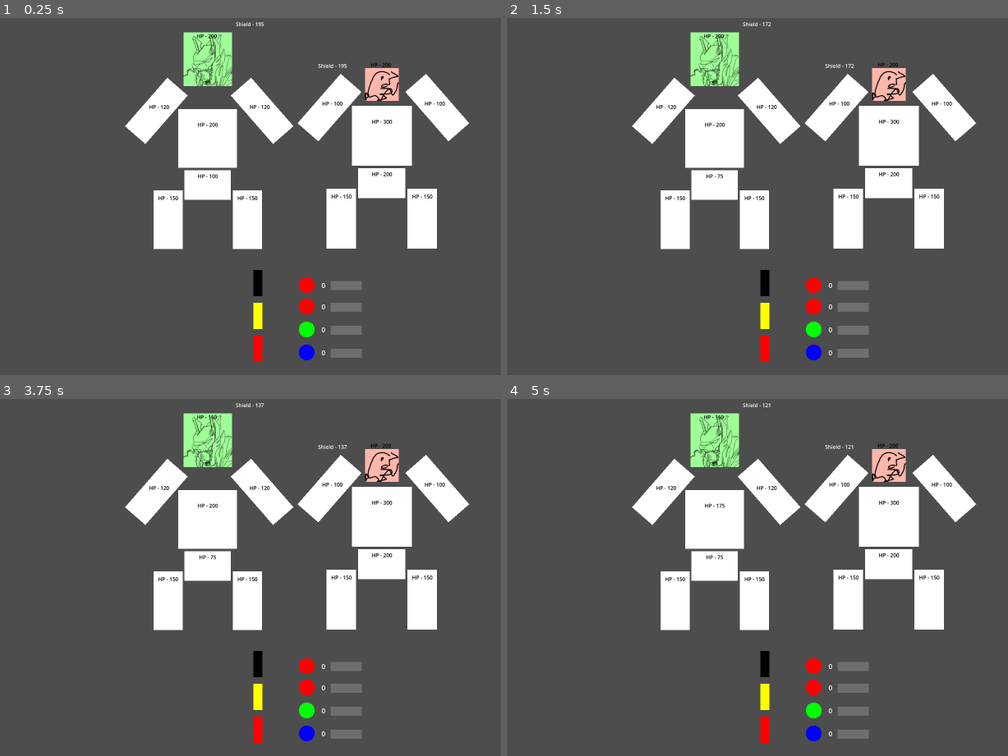
Above: before the commit, frames 1-4 (two rows, left to right).
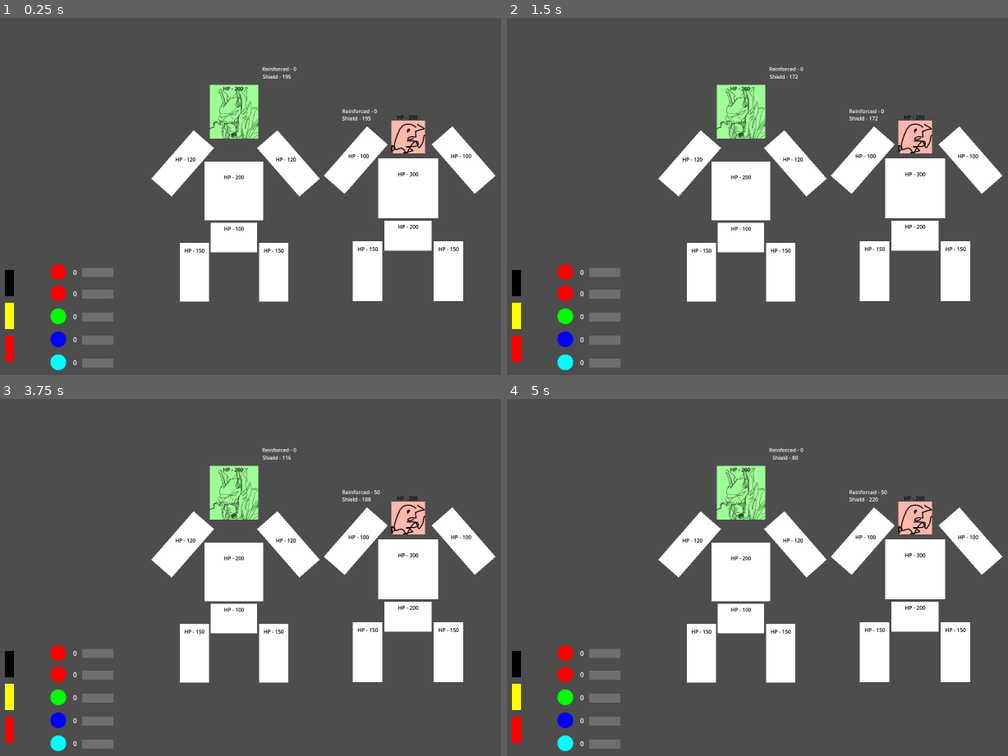
Above: after the commit, the same moments.

Repository: Wrygondryn/Megazord_BIGMODE2025
Game: Godot game, scene res://scenes/game.tscn
Same seed, same stepped clock (60 frames per second), same inputs: the game is played once before the commit and once after it.
Inputs (mouse positions are in pixels of both pictures, inside the frame that each line leads up to):
- Up to frame 1 (0.25 s): no input
- Up to frame 2 (1.5 s): tap Enter at 0.5 s; move the mouse to (942, 185) at 0.52 s; click (942, 185) at 0.6 s; move the mouse to (667, 221) at 1.27 s; click (667, 221) at 1.35 s
- Up to frame 3 (3.75 s): tap Space at 2, 3.5 s; move the mouse to (355, 502) at 2.02 s; click (355, 502) at 2.1 s; tap Enter at 2.75 s; move the mouse to (260, 656) at 2.77 s; click (260, 656) at 2.85 s; move the mouse to (490, 638) at 3.52 s; click (490, 638) at 3.6 s
- Up to frame 4 (5 s): tap Enter at 4.25 s; move the mouse to (602, 527) at 4.27 s; click (602, 527) at 4.35 s

The runs differ from the first frame. In frame 1, 26% of the frame differs, in the area x 0-100%, y 1-99%; in frame 2, 26%; in frame 3, 26%; in frame 4, 26%.

Commit message:
Reinforced Shield Implemented
Reinforced shield is now a thing (shield that blocks both normal and shield pierce damage)

Diff:
--- a/resources/kaiju_light_attack_module.tres
+++ b/resources/kaiju_light_attack_module.tres
@@ -6,7 +6,7 @@
 script = ExtResource("1_mbtol")
 action_kind = 0
 amount = 25.0
-pierces = true
+pierces = false
 giga_target = 0
 target_body_part = 7
-charge_capacity = 25.0
+charge_capacity = 50.0
--- /dev/null
+++ b/resources/kaiju_reinforce_shield_module.tres
@@ -0,0 +1,12 @@
+[gd_resource type="Resource" script_class="ModuleData" load_steps=2 format=3 uid="uid://bni5fgqtb6e62"]
+
+[ext_resource type="Script" path="res://scripts/module_data.gd" id="1_5ffei"]
+
+[resource]
+script = ExtResource("1_5ffei")
+action_kind = 3
+amount = 50.0
+pierces = false
+giga_target = 1
+target_body_part = 0
+charge_capacity = 75.0
--- /dev/null
+++ b/resources/kaiju_shield_gain_module.tres
@@ -0,0 +1,12 @@
+[gd_resource type="Resource" script_class="ModuleData" load_steps=2 format=3 uid="uid://c0q5q66hnem0s"]
+
+[ext_resource type="Script" path="res://scripts/module_data.gd" id="1_j5ok6"]
+
+[resource]
+script = ExtResource("1_j5ok6")
+action_kind = 2
+amount = 60.0
+pierces = false
+giga_target = 1
+target_body_part = 0
+charge_capacity = 50.0
--- /dev/null
+++ b/resources/reinforce_shield_module.tres
@@ -0,0 +1,12 @@
+[gd_resource type="Resource" script_class="ModuleData" load_steps=2 format=3 uid="uid://dsjwk5kl6d66l"]
+
+[ext_resource type="Script" path="res://scripts/module_data.gd" id="1_2fj4q"]
+
+[resource]
+script = ExtResource("1_2fj4q")
+action_kind = 3
+amount = 60.0
+pierces = false
+giga_target = 0
+target_body_part = 0
+charge_capacity = 100.0
--- a/resources/shield_gain_module.tres
+++ b/resources/shield_gain_module.tres
@@ -9,4 +9,4 @@
 pierces = false
 giga_target = 0
 target_body_part = 0
-charge_capacity = 125.0
+charge_capacity = 75.0
--- a/scenes/game.tscn
+++ b/scenes/game.tscn
@@ -10,6 +10,11 @@
 [ext_resource type="Resource" uid="uid://c2gxr8tb4ey15" path="res://resources/shield_gain_module.tres" id="7_38vb0"]
 [ext_resource type="PackedScene" uid="uid://b72fg5qff5dt2" path="res://scenes/mechazord.tscn" id="7_huf8d"]
 [ext_resource type="PackedScene" uid="uid://bimy4xj03log8" path="res://scenes/kaiju.tscn" id="8_r0r2j"]
+[ext_resource type="Resource" uid="uid://dsjwk5kl6d66l" path="res://resources/reinforce_shield_module.tres" id="8_sf0h7"]
+[ext_resource type="Script" path="res://scripts/module_data.gd" id="12_uulql"]
+[ext_resource type="Resource" uid="uid://coxypd4ourgh7" path="res://resources/kaiju_light_attack_module.tres" id="13_ns0mg"]
+[ext_resource type="Resource" uid="uid://bni5fgqtb6e62" path="res://resources/kaiju_reinforce_shield_module.tres" id="14_lc2ke"]
+[ext_resource type="Resource" uid="uid://c0q5q66hnem0s" path="res://resources/kaiju_shield_gain_module.tres" id="15_owhwm"]
 
 [node name="Game" type="Node2D"]
 
@@ -19,76 +24,88 @@
 [node name="JackDispensers" type="Node2D" parent="Dashboard"]
 
 [node name="WeakJackDispenser" parent="Dashboard/JackDispensers" instance=ExtResource("4_whl4r")]
-position = Vector2(-84, 196)
+position = Vector2(-689, 196)
 
 [node name="MedJackDispenser" parent="Dashboard/JackDispensers" instance=ExtResource("4_whl4r")]
-position = Vector2(-84, 276)
+position = Vector2(-689, 276)
 power = 3
 colour = Color(1, 1, 0, 1)
 
 [node name="StrongJackDispenser" parent="Dashboard/JackDispensers" instance=ExtResource("4_whl4r")]
-position = Vector2(-84, 356)
+position = Vector2(-689, 356)
 power = 5
 colour = Color(1, 0, 0, 1)
 
 [node name="Sockets" type="Node2D" parent="Dashboard"]
 
 [node name="Socket" parent="Dashboard/Sockets" node_paths=PackedStringArray("module") instance=ExtResource("3_y3a8c")]
-position = Vector2(35, 201)
+position = Vector2(-570, 169)
 module = NodePath("../../ChargableModules/AttackModule")
 
 [node name="Sprite2D" parent="Dashboard/Sockets/Socket" index="0"]
 modulate = Color(1, 0, 0, 1)
 
 [node name="Socket2" parent="Dashboard/Sockets" node_paths=PackedStringArray("module") instance=ExtResource("3_y3a8c")]
-position = Vector2(35, 253)
+position = Vector2(-570, 221)
 module = NodePath("../../ChargableModules/AttackModule2")
 
 [node name="Sprite2D" parent="Dashboard/Sockets/Socket2" index="0"]
 modulate = Color(1, 0, 0, 1)
 
 [node name="Socket3" parent="Dashboard/Sockets" node_paths=PackedStringArray("module") instance=ExtResource("3_y3a8c")]
-position = Vector2(35, 309)
+position = Vector2(-570, 277)
 module = NodePath("../../ChargableModules/HeadRepairModule")
 
 [node name="Socket4" parent="Dashboard/Sockets" node_paths=PackedStringArray("module") instance=ExtResource("3_y3a8c")]
-position = Vector2(35, 365)
+position = Vector2(-570, 333)
 module = NodePath("../../ChargableModules/ShieldGainModule2")
 
 [node name="Sprite2D" parent="Dashboard/Sockets/Socket4" index="0"]
 modulate = Color(0, 0, 1, 1)
+
+[node name="Socket5" parent="Dashboard/Sockets" node_paths=PackedStringArray("module") instance=ExtResource("3_y3a8c")]
+position = Vector2(-570, 389)
+module = NodePath("../../ChargableModules/ReinforceShieldModule3")
+
+[node name="Sprite2D" parent="Dashboard/Sockets/Socket5" index="0"]
+modulate = Color(0, 1, 1, 1)
 
 [node name="Jacks" type="Node2D" parent="Dashboard"]
 
 [node name="ChargableModules" type="Node2D" parent="Dashboard"]
 
 [node name="AttackModule" parent="Dashboard/ChargableModules" instance=ExtResource("5_llxl5")]
-position = Vector2(131, 202)
+position = Vector2(-474, 170)
 module_data = ExtResource("6_7nf4m")
 
 [node name="AttackModule2" parent="Dashboard/ChargableModules" instance=ExtResource("5_llxl5")]
-position = Vector2(131, 255)
+position = Vector2(-474, 223)
 module_data = ExtResource("6_7nf4m")
 
 [node name="HeadRepairModule" parent="Dashboard/ChargableModules" instance=ExtResource("5_llxl5")]
-position = Vector2(131, 311)
+position = Vector2(-474, 279)
 module_data = ExtResource("6_mdk4p")
 
 [node name="ShieldGainModule2" parent="Dashboard/ChargableModules" instance=ExtResource("5_llxl5")]
-position = Vector2(131, 367)
+position = Vector2(-474, 335)
 module_data = ExtResource("7_38vb0")
+
+[node name="ReinforceShieldModule3" parent="Dashboard/ChargableModules" instance=ExtResource("5_llxl5")]
+position = Vector2(-474, 391)
+module_data = ExtResource("8_sf0h7")
 
 [node name="Battle" type="Node2D" parent="."]
 unique_name_in_owner = true
 script = ExtResource("6_bwiir")
 
 [node name="Mechazord" parent="Battle" instance=ExtResource("7_huf8d")]
-position = Vector2(-207, -350)
+position = Vector2(-143, -222)
 scale = Vector2(0.785, 0.785)
 
 [node name="Kaiju" parent="Battle" instance=ExtResource("8_r0r2j")]
-position = Vector2(217, -322)
+position = Vector2(281, -194)
 scale = Vector2(0.8, 0.8)
+modules = Array[ExtResource("12_uulql")]([ExtResource("13_ns0mg"), ExtResource("14_lc2ke"), ExtResource("15_owhwm")])
 
 [node name="Camera2D" type="Camera2D" parent="."]
 
@@ -96,3 +113,4 @@
 [editable path="Dashboard/Sockets/Socket2"]
 [editable path="Dashboard/Sockets/Socket3"]
 [editable path="Dashboard/Sockets/Socket4"]
+[editable path="Dashboard/Sockets/Socket5"]
--- a/scenes/kaiju.tscn
+++ b/scenes/kaiju.tscn
@@ -12,12 +12,19 @@
 modules = Array[ExtResource("2_mlru2")]([ExtResource("3_3gsc7")])
 
 [node name="ShieldDisplay_TEMP" type="Label" parent="."]
-offset_left = -193.334
+offset_left = -200.0
 offset_top = -26.0
-offset_right = -105.333
-offset_bottom = -3.00003
+offset_right = -111.999
+offset_bottom = -3.0
 text = "Shield - 000"
 horizontal_alignment = 2
+
+[node name="ReinforcedShieldDisplay_TEMP" type="Label" parent="."]
+offset_left = -200.0
+offset_top = -48.0
+offset_right = -75.0
+offset_bottom = -25.0
+text = "Reinforced - 000"
 
 [node name="BodyParts" type="Node2D" parent="."]
 
--- a/scenes/mechazord.tscn
+++ b/scenes/mechazord.tscn
@@ -13,6 +13,14 @@
 offset_right = 178.0
 offset_bottom = -97.0
 text = "Shield - 000"
+horizontal_alignment = 2
+
+[node name="ReinforcedShieldDisplay_TEMP" type="Label" parent="."]
+offset_left = 88.0
+offset_top = -144.0
+offset_right = 178.0
+offset_bottom = -121.0
+text = "Reinforced - 000"
 
 [node name="BodyParts" type="Node2D" parent="."]
 
--- a/scripts/battle.gd
+++ b/scripts/battle.gd
@@ -44,6 +44,13 @@
 					Helpers.GigaTarget.KAIJU:
 						kaiju.gain_shield(action.amount)
 
+			Helpers.ActionKind.REINFORCE_SHIELD:
+				match action.target:
+					Helpers.GigaTarget.MECHAZORD:
+						mechazord.reinforce_shield(action.amount)
+					Helpers.GigaTarget.KAIJU:
+						kaiju.reinforce_shield(action.amount)
+
 	#TODO: Remove once animations are a thing
 	action_queue.clear()
 
--- a/scripts/helpers.gd
+++ b/scripts/helpers.gd
@@ -3,7 +3,8 @@
 enum ActionKind {
 	ATTACK,
 	REPAIR,
-	SHIELD_GAIN
+	SHIELD_GAIN,
+	REINFORCE_SHIELD
 }
 
 enum GigaTarget {
--- a/scripts/kaiju.gd
+++ b/scripts/kaiju.gd
@@ -6,9 +6,9 @@
 @onready var battle: Node2D = %Battle
 @onready var body_parts: Node2D = $BodyParts
 @onready var shield_display_temp: Label = $ShieldDisplay_TEMP
+@onready var reinforced_shield_display_temp: Label = $ReinforcedShieldDisplay_TEMP
 
-var hp: float = 500.0
-
+var reinforced_shield: float = 0.0
 var charges: Array[float]
 
 
@@ -17,10 +17,13 @@
 func damage_target(target: Node2D, damage: float, pierces: bool) -> void:
 	# print(name + " dealt " + str(damage) + " damage to " + str(target.name))
 
-	var shield_damage = min(target.shield, damage) if !pierces else 0.0
+	var shield_damage = min(target.shield if !pierces else target.reinforced_shield, damage)
 	target.shield = max(target.shield - shield_damage, 0.0)
+	if pierces:
+		target.reinforced_shield = max(target.reinforced_shield - shield_damage, 0.0)
 
-	if target.shield < damage || pierces:
+	var shield_to_compare = target.shield if !pierces else target.reinforced_shield
+	if shield_to_compare < damage:
 		var valid_target_indices = []
 		for i in range(target.body_parts.get_child_count()):
 			if target.body_parts.get_child(i).hp > 0.0:
@@ -39,6 +42,8 @@
 func gain_shield(shield_gained: float):
 	shield += shield_gained
 
+func reinforce_shield(shield_reinforced: float):
+	reinforced_shield = min(reinforced_shield + shield_reinforced, shield)
 
 # Called when the node enters the scene tree for the first time.
 func _ready() -> void:
@@ -50,6 +55,8 @@
 	assert(len(charges) == len(modules))
 
 	shield = max(shield * (1.0 - Helpers.SHIELD_DRAIN_FRAC_PER_SEC * delta), 0.0)
+	if shield < reinforced_shield:
+		reinforced_shield = shield
 
 	for i in range(len(charges)):
 		charges[i] += Helpers.KAIJU_DEFAULT_CHARGE_PER_SEC * delta
@@ -59,3 +66,4 @@
 			charges[i] = 0.0
 
 	shield_display_temp.text = "Shield - %.0f" % shield
+	reinforced_shield_display_temp.text = "Reinforced - %.0f" % reinforced_shield
--- a/scripts/mechazord.gd
+++ b/scripts/mechazord.gd
@@ -4,9 +4,10 @@
 
 @onready var body_parts: Node2D = $BodyParts
 @onready var shield_display_temp: Label = $ShieldDisplay_TEMP
+@onready var reinforced_shield_display_temp: Label = $ReinforcedShieldDisplay_TEMP
 @onready var one_second_timer: Timer = $OneSecondTimer
 
-var hp: float = 500.0
+var reinforced_shield: float = 0.0
 
 
 signal victory
@@ -14,10 +15,13 @@
 func damage_target(target: Node2D, damage: float, pierces: bool) -> void:
 	# print(name + " dealt " + str(damage) + " damage to " + str(target.name))
 
-	var shield_damage = min(target.shield, damage) if !pierces else 0.0
+	var shield_damage = min(target.shield if !pierces else target.reinforced_shield, damage)
 	target.shield = max(target.shield - shield_damage, 0.0)
+	if pierces:
+		target.reinforced_shield = max(target.reinforced_shield - shield_damage, 0.0)
 
-	if target.shield < damage || pierces:
+	var shield_to_compare = target.shield if !pierces else target.reinforced_shield
+	if shield_to_compare < damage:
 		var valid_target_indices = []
 		for i in range(target.body_parts.get_child_count()):
 			if target.body_parts.get_child(i).hp > 0.0:
@@ -47,16 +51,19 @@
 func gain_shield(shield_gained: float):
 	shield += shield_gained
 
+func reinforce_shield(shield_reinforced: float):
+	reinforced_shield = min(reinforced_shield + shield_reinforced, shield)
+
 
 # Called when the node enters the scene tree for the first time.
 func _ready() -> void:
 	pass # Replace with function body.
 
-
 # Called every frame. 'delta' is the elapsed time since the previous frame.
 func _process(delta: float) -> void:
 	shield = max(shield * (1.0 - Helpers.SHIELD_DRAIN_FRAC_PER_SEC * delta), 0.0)
-	if shield < 1.0:
-		shield = 0.0
+	if shield < reinforced_shield:
+		reinforced_shield = shield
 
 	shield_display_temp.text = "Shield - %.0f" % shield
+	reinforced_shield_display_temp.text = "Reinforced - %.0f" % reinforced_shield
Not shown: 1 places in scenes/game.tscn that only renumber resources
